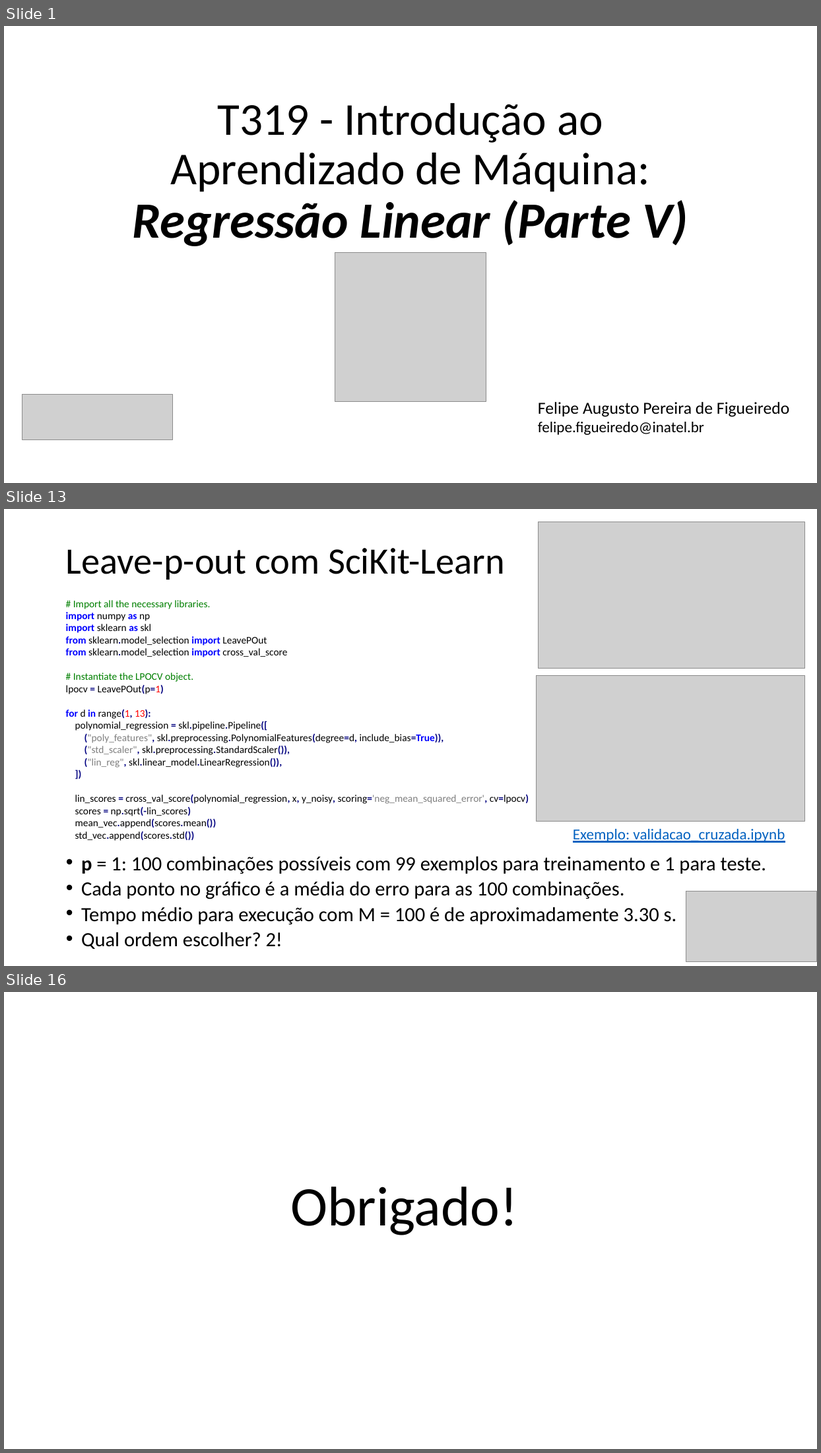
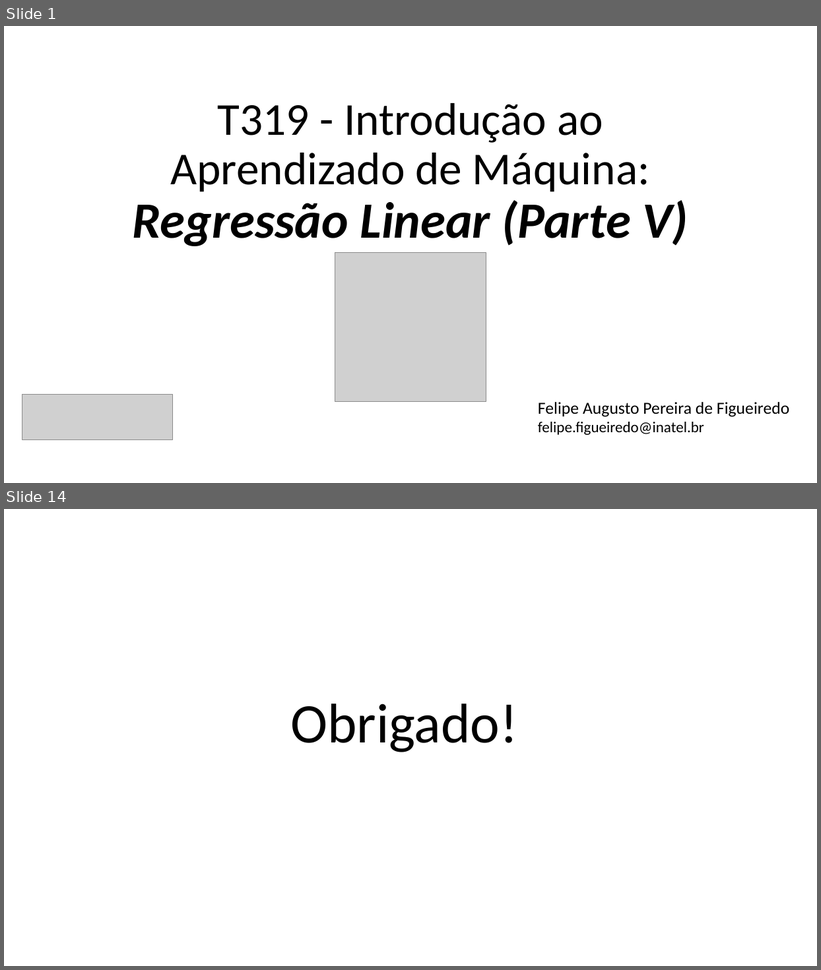
Before and after one commit to zz4fap/t319_aprendizado_de_maquina, a slide deck: slides/T319_Regressão_Linear (Parte V).pptx. Shown one above the other, each under a label of ours: slides 1, 13 and 16 before the commit, slides 1 and 14 after it; the slides between them are not shown. The pictures are 821x1453 and 821x970 pixels, drawn with LibreOffice and Linux fonts; fonts in the diff are those of the drawing; grey boxes stand for pictures. Boxes give left, top, right and bottom in pixels: in the first picture for what was removed or moved away, otherwise in the second. Text is boxed around its words. In the diff, an @@ line names an element or a change of style, - is before the commit and + after.

```diff
--- a/slides/T319_Regressão_Linear (Parte V).pptx
+++ b/slides/T319_Regressão_Linear (Parte V).pptx
@@ slide 13 removed at box(4, 509, 817, 966), background #FFFFFF @@
@@ picture removed at box(539, 522, 805, 668) @@
@@ title removed at box(66, 548, 505, 580) @@
-Leave-p-out com SciKit-Learn
@@ text removed at box(66, 600, 529, 841) @@
-# Import all the necessary libraries.
-import numpy as np
-import sklearn as skl
-from sklearn.model_selection import LeavePOut
-from sklearn.model_selection import cross_val_score
-# Instantiate the LPOCV object.
-lpocv = LeavePOut(p=1)
-for d in range(1, 13):
-polynomial_regression = skl.pipeline.Pipeline([
-("poly_features", skl.preprocessing.PolynomialFeatures(degree=d, include_bias=True)),
-("std_scaler", skl.preprocessing.StandardScaler()),
-("lin_reg", skl.linear_model.LinearRegression()),
-])
-lin_scores = cross_val_score(polynomial_regression, x, y_noisy, scoring='neg_mean_squared_error', cv=lpocv)
-scores = np.sqrt(-lin_scores)
-mean_vec.append(scores.mean())
-std_vec.append(scores.std())
@@ picture removed at box(537, 676, 805, 822) @@
@@ text removed at box(573, 829, 785, 843) @@
-Exemplo: validacao_cruzada.ipynb
@@ text removed at box(81, 856, 766, 949) @@
-• p = 1: 100 combinações possíveis com 99 exemplos para treinamento e 1 para teste.
-• Cada ponto no gráfico é a média do erro para as 100 combinações.
-• Tempo médio para execução com M = 100 é de aproximadamente 3.30 s.
-• Qual ordem escolher? 2!
@@ picture removed at box(686, 891, 817, 962) @@
@@ what was slide 16 is now slide 14 @@
```
Also in this commit, not shown: 6 slides changed, 7 slides added, 7 other slides removed, 8 other files.
